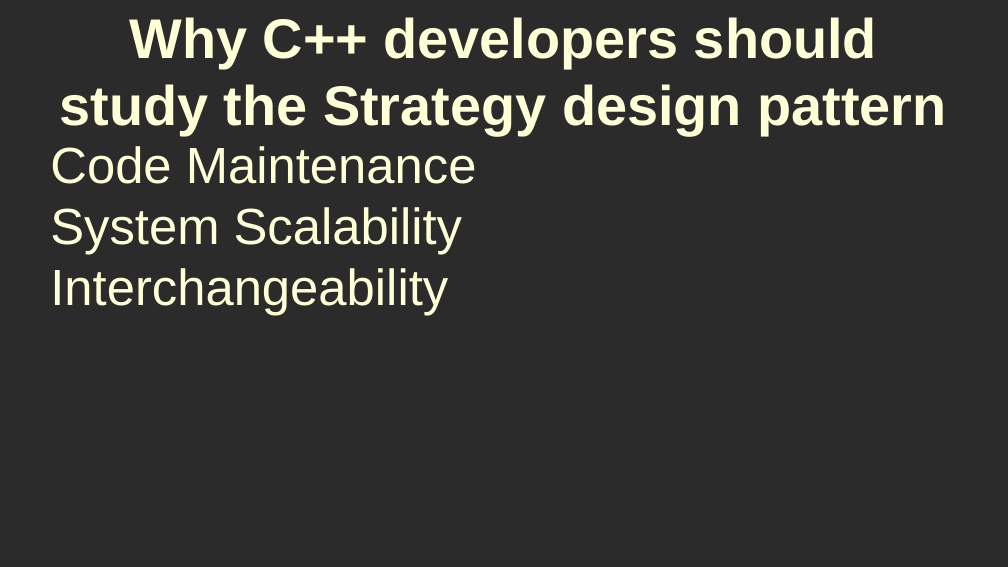
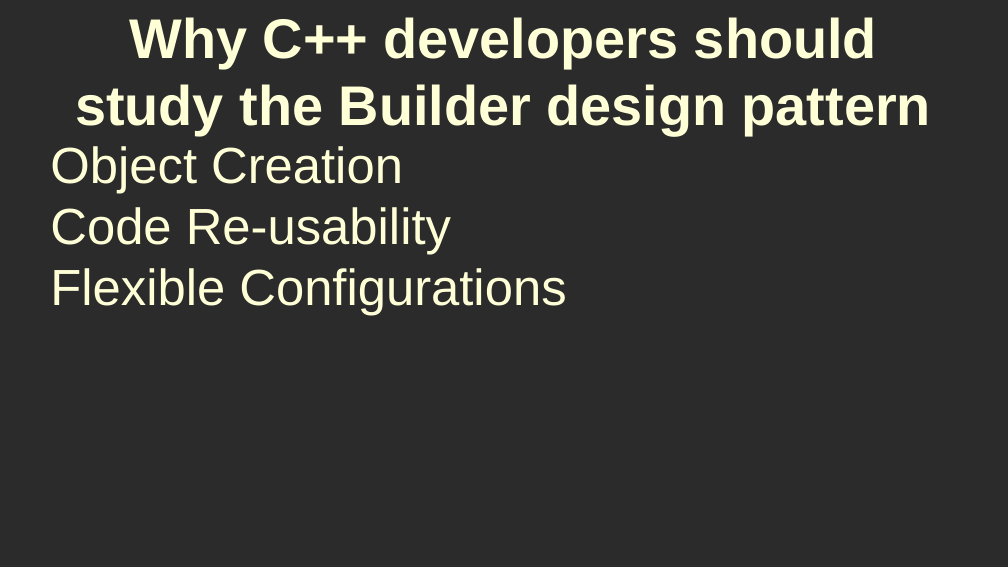
Before and after one commit to RayAndrade/CPPstudy, a slide deck: slide 4 of Creational/Builder/intro/why.odp (slide 5 before the commit). Drawn at 1008x567 pixels with LibreOffice and Linux fonts; fonts in the diff are those of the drawing; background and template pictures are left out; a plain dark background stands for a picture behind light text. Boxes give left, top, right and bottom in pixels: in the first picture for what was removed or moved away, otherwise in the second. Text is boxed around its words. In the diff, an @@ line names an element or a change of style, - is before the commit and + after.

```diff
--- a/Creational/Builder/intro/why.odp
+++ b/Creational/Builder/intro/why.odp
@@ title at [75, 17, 931, 135]: text changed @@
-Why C++ developers should study the Strategy design pattern
+Why C++ developers should study the Builder design pattern
@@ subtitle at [50, 146, 566, 315]: text changed @@
-Code Maintenance
-System Scalability
-Interchangeability
+Object Creation
+Code Re-usability
+Flexible Configurations
```
Also in this commit, not shown: 7 other slides changed, 1 slide removed, 9 other files.
